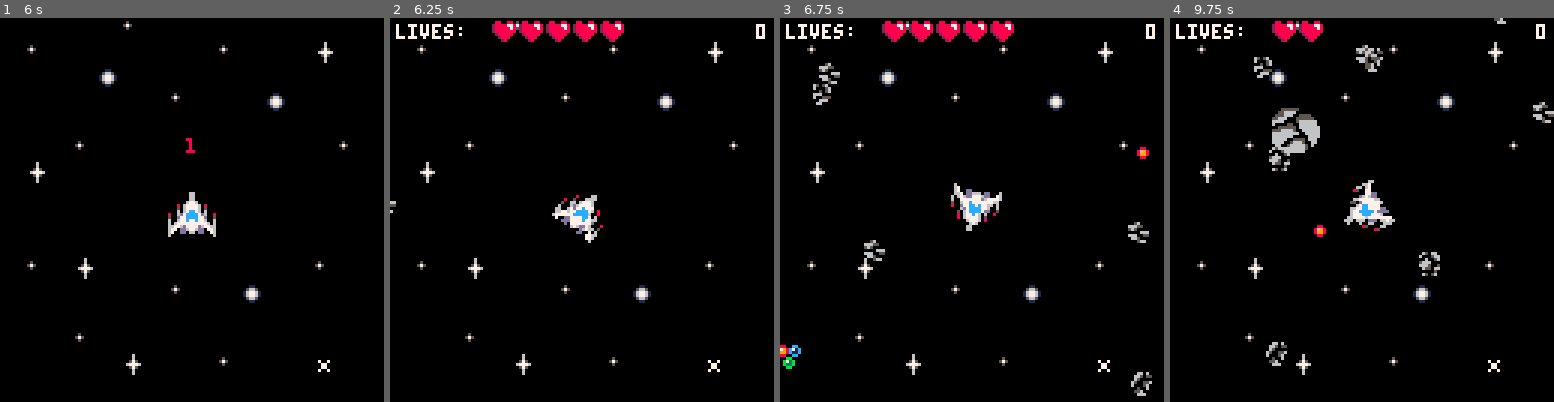
Above: before the commit, frames 1-4 (left to right).
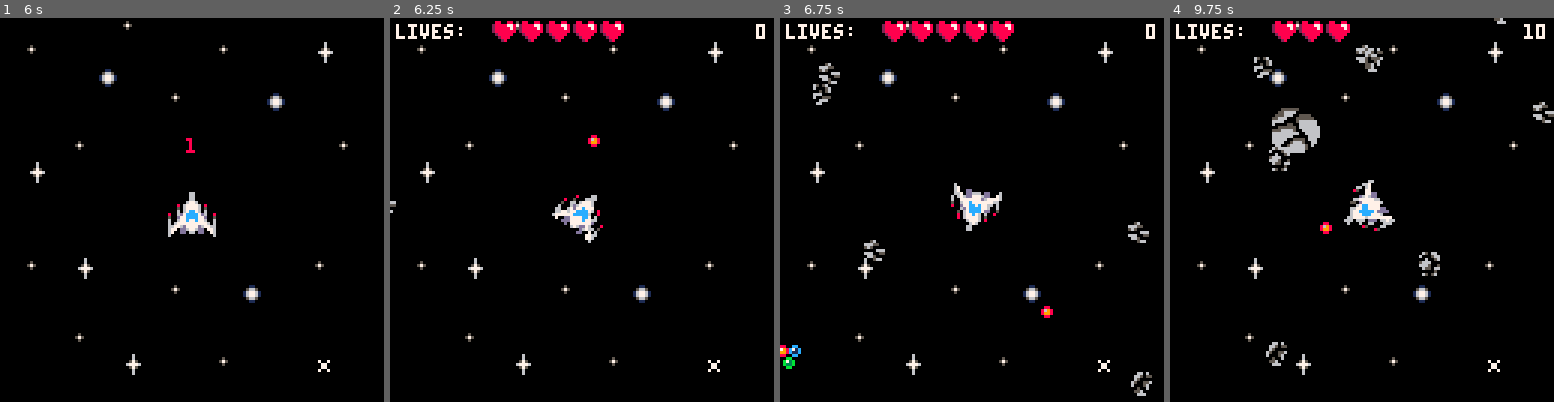
Above: after the commit, the same moments.

Repository: crodriguezprieto/P8-ASTEROIDS
Game: PICO-8 cartridge asteroids.p8
Same seed, same stepped clock (60 frames per second), same inputs: the game is played once before the commit and once after it.
Inputs:
- Up to frame 1 (6 s): tap X (X key) at 0.33, 1.07, 1.85, 2.97, 4.08, 5.2 s; tap O (Z key) at 0.7, 1.7, 2.1, 2.5, 2.9, 3.3, 3.7, 4.1, 4.5, 4.9, 5.3, 5.7 s; hold Right 1.6-2.1 s; hold Up 2.15-2.42 s; hold Right 2.47-3.03 s; hold Left 3.08-3.58 s; hold Down 3.63-3.97 s; hold Right 4.02-4.68 s; hold Up 4.73-5.03 s; hold Left 5.08-5.68 s; hold Down from 5.73 s (still down)
- Up to frame 2 (6.25 s): release Down at 6.03 s; hold Right from 6.08 s (still down); tap O (Z key) at 6.1 s
- Up to frame 3 (6.75 s): tap X (X key) at 6.32 s; tap O (Z key) at 6.5 s; release Right at 6.58 s; hold Right from 6.63 s (still down)
- Up to frame 4 (9.75 s): tap O (Z key) every 0.4 s from 6.9 to 9.7 s; release Right at 7.13 s; hold Up 7.18-7.45 s; tap X (X key) at 7.43, 8.55, 9.67 s; hold Right 7.5-8.07 s; hold Left 8.12-8.62 s; hold Down 8.67-9 s; hold Right 9.05-9.72 s

Frame 1 is identical in both runs. In frame 2, less than 0.1% of the frame differs, in the area x 51-55%, y 30-34%; in frame 3, 0.1%; in frame 4, 0.4%, in the area x 37-95%, y 0-58%.

Commit message:
feat: implemented triple shot powerup

Diff:
--- a/asteroids.p8
+++ b/asteroids.p8
@@ -5,17 +5,13 @@
   Project: Asteroids
   Author:  Carlos Rodriguez Prieto
   Version: 0.7.0
-  Date:    2025-07-30
+  Date:    2025-08-03
   License: MIT
   GitHub:  https://github.com/crodriguezprieto/
 
   -----------------------------------------------------------------
   asteroids type game
-  - spaceship: sprite 1, centered, turns on itself.
-  - rocks: sprites 2 and 3, spawned from outside screen, random direction.
-  - bullets: sprite 4, 10 bullets every second.
-  - lives: 3, you lose each one after hitting a rock.
-  - states: menu, settings, credits, cooldown, new game, game over.
+  - updating soon
 --]]
 
 -- init function
@@ -32,9 +29,11 @@
     ang = 270,   -- initial angle (pointing upwards)
     rot_speed = 12, -- rotation speed
     spr = 64,    -- 64, 67, 70, 73, 76, 128
-    spd = 4,     -- bullet speed
+    spd = 5,     -- bullet speed
     lives = 5,
-    shoot_timer = 0
+    shoot_timer = 0,
+    triple_shot   = false,
+    triple_timer  = 0
   }
 
   score = 0
@@ -542,38 +541,77 @@
   player.shoot_timer -= 1/30
 
   -- 2. updates bullets if shoot
-  if btn(5) and player.shoot_timer<=0 then
-    -- fire rate
-    player.shoot_timer = 3/30
-
-    -- BULLET POSITION
-    -- 1) t pico-8 angle system (0-1)
-    local t  = player.ang/360
-    local ca, sa = cos(t), sin(t) -- takes player.angle's cos/sen
-
-    -- 2) takes ship's center (32x32px -> x+16, y+16)
+  if btn(4) and player.shoot_timer <= 0 then
+    local base_period = 3/30         -- default fire rate (10 bullets per second)
+    -- power up
+    if player.triple_shot then
+      player.shoot_timer = base_period / 1.3 -- fire rate x1.2 (12 bullets sec)
+    else
+      player.shoot_timer = base_period
+    end
+
+    -- position and angle
+    local t = player.ang/360
+    local ca, sa = cos(t), sin(t)
     local cx, cy = player.x+16, player.y+16
-
-    -- 3) ship's tip 8px far from its center to the player.ang direction
     local tipx = cx + ca*8
     local tipy = cy - sa*8
-
-    -- 4) center the 8x8 bullet (-4px)
-    local bx = tipx - 4
-    local by = tipy - 4
-
-    -- 5) speed's on the same direction
-    local dx = ca * player.spd
-    local dy = -sa * player.spd
-
+    local bx, by = tipx - 4, tipy - 4
+    local dx, dy = ca*player.spd, -sa*player.spd
+
+    -- default centered shots
+    add(bullets, { x=bx, y=by, dx=dx, dy=dy, spr=2, r=2 })
+
+    -- if triple_shot power up is active, two new shots spawn from left and right
+    if player.triple_shot then
+      -- perpendicular vector
+    local pvx =  sa
+    local pvy =  ca
+
+    -- side distance from axis
+    local lat_off = 12
+
+    -- distance aft from the center to the stern (approx. half the ship)
+    local back_off = 4
+
+    -- ship's center
+    local cx, cy = player.x+16, player.y+16
+    -- angle and front vector normaliced
+    local t = player.ang/360
+    local ca, sa = cos(t), sin(t)
+    local fx, fy = -ca, sa
+
+    local base_x = cx + fx*back_off
+    local base_y = cy + fy*back_off
+
+    local y1x = base_x + pvx*lat_off
+    local y1y = base_y + pvy*lat_off
+
+    local y2x = base_x - pvx*lat_off
+    local y2y = base_y - pvy*lat_off
+
+    -- bullet speed
+    local dx, dy = ca*player.spd, -sa*player.spd
+
+    -- blue bullet
     add(bullets, {
-      x   = bx,
-      y   = by,
+      x   = y1x - 4,
+      y   = y1y - 4,
       dx  = dx,
       dy  = dy,
-      spr = 2,
+      spr = 3,
       r   = 2
     })
+    -- green bullet
+    add(bullets, {
+      x   = y2x - 4,
+      y   = y2y - 4,
+      dx  = dx,
+      dy  = dy,
+      spr = 4,
+      r   = 2
+    })
+    end
   end
 
   -- 2. updating bullets
@@ -609,21 +647,28 @@
           if player.lives < 5 then
             player.lives += 1
           end
+        -- triple shot rock
+        elseif r.spr == 46 then
+          player.triple_shot  = true
+          player.triple_timer = 10
         -- if bigrock, divide it in 2 8x8 rocks
         elseif r.r == 8 then
           -- 1, 2 or 3 rock spawns to random angles
           local n_rnd_rocks = flr(rnd(3)) + 2
           for i=1,n_rnd_rocks do
-            local a   = rnd(1) -- angle
-            local spd = 0.5 + rnd(2)    -- random spd
+            local a   = rnd(1)
+            local spd = 0.5 + rnd(2)
+
+            local dx = cos(a)*spd
+            local dy = sin(a)*spd
 
             local child = {
               r   = 4,
               spr = SMALL_ROCK_SPR[1 + flr(rnd(#SMALL_ROCK_SPR))],
-              x   = r.x,
-              y   = r.y,
-              dx  = cos(a) * spd,
-              dy  = sin(a) * spd
+              x   = r.x + dx,
+              y   = r.y + dy,
+              dx  = dx,
+              dy  = dy
             }
             add(rocks, child)
           end
@@ -650,19 +695,30 @@
         if player.lives < 5 then
           player.lives += 1
         end
+      elseif r.spr == 46 then
+        player.triple_shot  = true
+        player.triple_timer = 10
       elseif r.r == 8 then
         player.lives -= 2
       else
         player.lives -= 1
       end
-        del(rocks, r) -- delete rock that hit us
-
-        -- future update: add sound effect and animation
-        -- sfx(0)
-
-        if player.lives <= 0 then
-          game_state = "game_over"
-        end
+
+      del(rocks, r) -- delete rock that hit us
+
+      -- future update: add sound effect and animation
+      -- sfx(0)
+
+      if player.lives <= 0 then
+        game_state = "game_over"
+      end
+    end
+  end
+
+  if player.triple_shot then
+    player.triple_timer -= 1/30
+    if player.triple_timer <= 0 then
+      player.triple_shot = false
     end
   end
 
@@ -695,10 +750,10 @@
   -- draws rocks
   for r in all(rocks) do
     if r.r == 8 then
-      -- 16れ❎16
+      -- 16x16
       spr(r.spr, r.x - 8, r.y - 8, 2, 2)
     else
-      --  8れ❎8
+      --  8x8
       spr(r.spr, r.x - 4, r.y - 4)
     end
   end
@@ -715,6 +770,12 @@
   local score_width = #score_str * 4 -- each char width is 4 pixels
   -- abstracts score width to the final position to right align it
   print(score_str, 126 - score_width, 2, 7)
+
+  -- draws triple_shot cooldown if active
+  if player.triple_shot then
+    local t = flr(player.triple_timer)  -- segundos enteros restantes
+    print("triple shot: "..t, 2, 10, 11)
+  end
 end
 
 -- estado: game over
Not shown, changed: CHANGELOG.md
